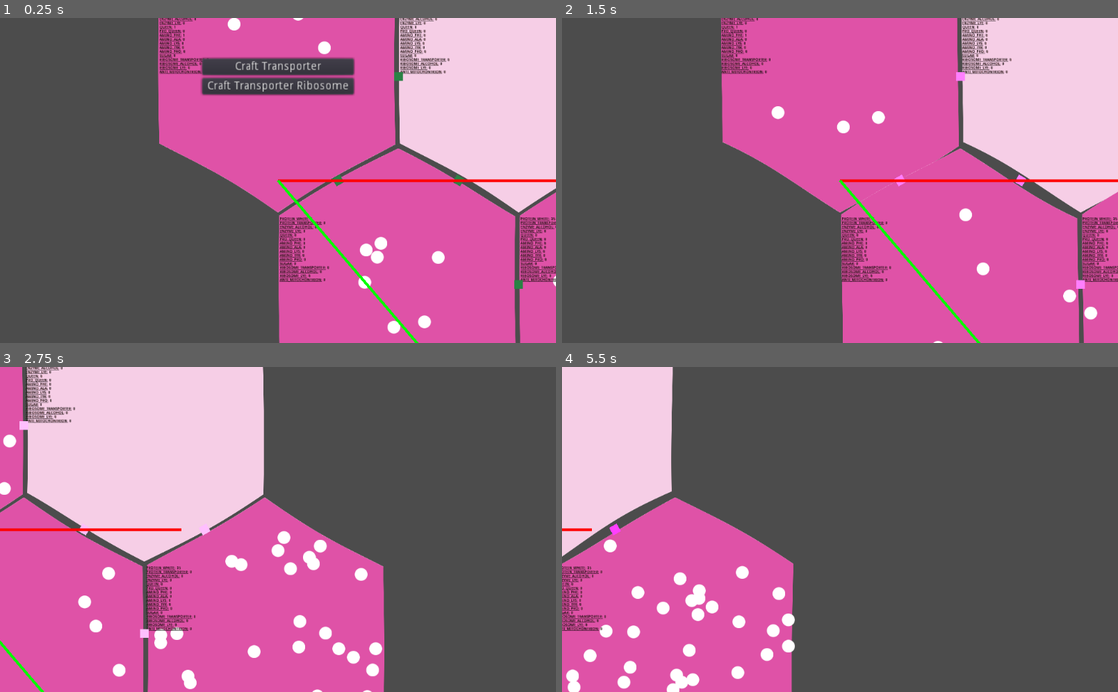
Above: before the commit, frames 1-4 (two rows, left to right).
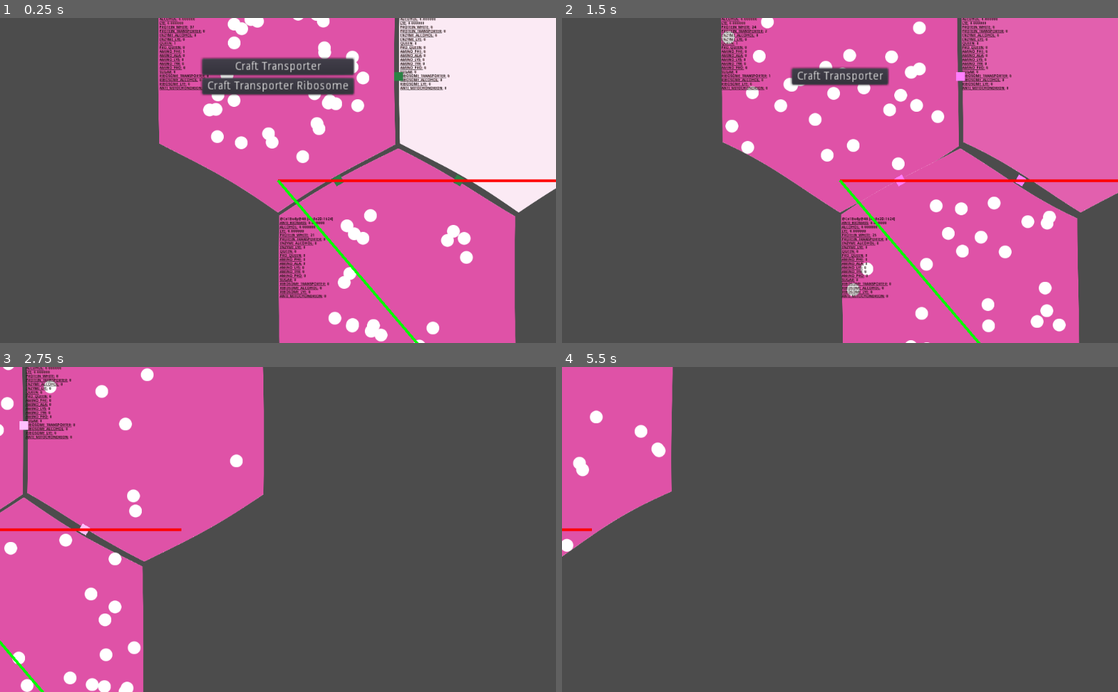
Above: after the commit, the same moments.

Repository: tobyp/hackathon2020
Game: Godot game, scene res://main.tscn
Same seed, same stepped clock (60 frames per second), same inputs: the game is played once before the commit and once after it.
Inputs (mouse positions are in pixels of both pictures, inside the frame that each line leads up to):
- Up to frame 1 (0.25 s): no input
- Up to frame 2 (1.5 s): click "Craft Transporter" at 0.5 s; click (840, 86) at 1.25 s, where only the run after the commit has a clickable "Craft Transporter Ribosome"
- Up to frame 3 (2.75 s): tap Enter at 2 s; move the mouse to (400, 513) at 2.02 s; hold D from 2.03 s (still down); click (400, 513) at 2.17 s
- Up to frame 4 (5.5 s): release D at 2.75 s; drag from (728, 545) to (812, 594) at 2.77 s; move the mouse to (895, 458) at 3.52 s; hold D 3.53-4.25 s; drag from (812, 594) to (673, 480) at 4.27 s; tap Space at 5 s; move the mouse to (1006, 578) at 5.02 s; hold A from 5.03 s (still down)

The runs differ from the first frame. In frame 1, 22% of the frame differs, in the area x 28-100%, y 0-100%; in frame 2, 23%; in frame 3, 44%, in the area x 0-70%, y 0-100%; in frame 4, 30%.
Error after the commit: Invalid get index 'ANTI_MITOCHONTRION' (on base: 'Dictionary'). (res://globals.gd:78)

Commit message:
Implement poison logic (and use it for biomass too)

Diff:
--- a/cells/cell.gd
+++ b/cells/cell.gd
@@ -16,7 +16,7 @@
 var particle_counts = {}
 var output_rules = {}  # Dict[ParticleType, Dict[Cell, bool]], output_rules[PARTICLE_*][<Neighbor Cell>] = true/false
 var discovered: bool = true
-var biomass = 0.0 setget _set_biomass, _get_biomass
+var poisons = {Globals.PoisonType.ANTI_BIOMASS: 1.0}  # Dict[PoisonType, float]
 # 0 = Ready
 var auto_recipe_cooldown = 0
 
@@ -37,16 +37,37 @@
 		output_rules[type] = {}
 	output_rules[type][neighbor] = rule
 
+func set_poison(poison: int, value: float):
+	if value <= 0.0:
+		self.poisons.erase(poison)
+	else:
+		self.poisons[poison] = value
+	if poison == Globals.PoisonType.ANTI_BIOMASS:
+		$Gfx.material.set_shader_param("percentage", 1.0 - clamp(value, 0, 1.0))
+
+func get_poison(poison: int) -> float:
+	return self.poisons.get(poison, 0.0)
+
 ### UTILTIY/PRIVATE
 # Add new particles
 func add_particles(type, count: int = 1):
-	print("Adding %s amount of %s" % [count, Globals.particle_type_get_name(type)])
-	if type == Globals.ParticleType.PROTEIN_WHITE and biomass < 1.0:
-		var delta_biomass = min(1.0 - biomass, count * Globals.BIOMASS_PER_PROTEIN_WHITE)
-		_set_biomass(biomass + delta_biomass)
-		var delta_biomass_proteins = ceil(delta_biomass / Globals.BIOMASS_PER_PROTEIN_WHITE)
-		print("Using %d proteins for biomass" % [delta_biomass_proteins])
-		count -= delta_biomass_proteins
+	var type_name = Globals.particle_type_get_name(type)
+	print("%s got %d %s" % [self, count, type_name])
+	if self.poisons.size() > 0:
+		for poison_type in self.poisons:
+			var potency = Globals.particle_type_get_potency(type, poison_type)
+			if potency <= 0.0:
+				continue
+			var poison_name = Globals.poison_type_get_name(poison_type)
+			var poison_value = self.poisons[poison_type]
+			var delta_poison = min(poison_value, count * potency)
+			self.set_poison(poison_type, poison_value - delta_poison)
+			var delta_particles = max(count, ceil(delta_poison / potency))  # rounding sometimes makes the max necessary
+			print("%s %d %s breaking down %f %s" % [self, delta_particles, type_name, delta_poison, poison_name])
+			count -= delta_particles
+	if self.poisons.size() > 0:
+		print("%s %d %s died due to %s" % [self, count, type_name, self.poisons])
+		return  # they dead :(
 	var old_count = particle_counts.get(type, 0)
 	var new_count = old_count + count
 	for i in count:
@@ -107,6 +128,7 @@
 
 func _process_pressure():
 	for t in Globals.ParticleType.values():
+		var particle_name = Globals.particle_type_get_name(t)
 		var supply_own = self.particle_counts.get(t, 0)
 		var demand_total = 0
 		var demand_neighbors = {}
@@ -117,19 +139,22 @@
 			if supply_neighbor > supply_own:  # do they even want any?
 				continue
 			# The "demand" of a neighbor equals how many cells we would need to give them to end up equal.
-			var demand_neighbor = (supply_own - supply_neighbor) / 2
+			var demand_neighbor = ceil((supply_own - supply_neighbor) / 2)
+			print("%s neighbor %s has %d demand %d" % [self, n, supply_neighbor, demand_neighbor])
 			demand_neighbors[n] = demand_neighbor
 			demand_total += demand_neighbor
 		var budget = min(demand_total, supply_own)  # don't send more than the neighbors want, but also not more than we have
 		if demand_total > 0:
 			for n in demand_neighbors.keys():
 				var demand_neighbor = demand_neighbors[n] / demand_total
-				var transfer = budget * 0.55 * exp(-4 * demand_neighbor)
-				var valve_transfer = output_valves.get(n, 0) + transfer
-				if valve_transfer >= 1.0:
-					self._push_particles(t, n, floor(valve_transfer))
-					valve_transfer -= floor(valve_transfer)
-				output_valves[n] = valve_transfer
+				if demand_neighbor > 0:
+					var transfer = Globals.diffuse_func(budget, demand_neighbor)
+					print("%s neighbor %s demands %f %s, transfer %f" % [self, n, demand_neighbor, particle_name, transfer])
+					var valve_transfer = output_valves.get(n, 0) + transfer
+					if valve_transfer >= 1.0:
+						self._push_particles(t, n, floor(valve_transfer))
+						valve_transfer -= floor(valve_transfer)
+					output_valves[n] = valve_transfer
 
 func _process_recipes():
 	auto_recipe_cooldown = max(0, auto_recipe_cooldown - 1)
@@ -170,15 +195,9 @@
 	particle_counts[r.output] += 1
 
 func _display_debug():
-	var dbg = "";
+	var dbg = "[b][i]%s[/i][/b]\n" % [self];
+	for poison in Globals.PoisonType:
+		dbg += "[b][u]%s:[/u][/b] %f\n" % [poison, self.poisons.get(Globals.PoisonType[poison], 0)]
 	for particle in Globals.ParticleType:
-		dbg += "[b][u]%s:[/u][/b] %s\n" % [particle, self.particle_counts.get(Globals.ParticleType[particle], 0)]
-	#print("Debug", self.particle_counts)
+		dbg += "[b][u]%s:[/u][/b] %d\n" % [particle, self.particle_counts.get(Globals.ParticleType[particle], 0)]
 	$DebugLabel.bbcode_text = dbg
-
-func _set_biomass(_biomass):
-	biomass = clamp(_biomass, 0.0, 1.0)
-	$Gfx.material.set_shader_param("percentage", self.biomass)
-
-func _get_biomass():
-	return biomass
--- a/globals.gd
+++ b/globals.gd
@@ -18,13 +18,24 @@
 	RIBOSOME_ALCOHOL,
 	RIBOSOME_LYE,
 
-	# Uses the energy of your pc to create sugar, lives in sugar cells
-	ANTI_MITOCHONTRION,
+	# Uses the energy of your pc to create sugar, lives in sugar cells, but is very shy so you never see it
+	ANTI_MITOCHONDRION,
 }
 
-### CONSTANTS
-const BIOMASS_PER_PROTEIN_WHITE = 1.0 / 25.0
+enum PoisonType {
+	ANTI_BIOMASS,
+	ALCOHOL,
+	LYE,
+}
 
+enum TechType {
+	A
+	B
+	C
+	D
+	E
+	F
+}
 
 ### FUNCTIONS
 static func particle_type_get_name(particle: int) -> String:
@@ -59,7 +70,9 @@
 			return "Alcohol Ribosome"
 		ParticleType.RIBOSOME_LYE:
 			return "Lye Ribosome"
-	return "Unknown"
+		ParticleType.ANTI_MITOCHONDRION:
+			return "Anti-Mitochondrion"
+	return "Unknown Particle"
 
 static func particle_type_is_factory(particle: int) -> bool:
 	match particle:
@@ -77,11 +90,34 @@
 			return true
 	return false
 
-enum TechType {
-	A
-	B
-	C
-	D
-	E
-	F
-}
+static func particle_type_get_potency(particle: int, poison: int) -> float:
+	match particle:
+		ParticleType.ENZYME_ALCOHOL:
+			if poison == PoisonType.ALCOHOL:
+				return 1.0 / 50.0
+		ParticleType.ENZYME_LYE:
+			if poison == PoisonType.LYE:
+				return 1.0/100.0
+		ParticleType.PROTEIN_WHITE:
+			if poison == PoisonType.ANTI_BIOMASS:
+				return 1.0/25.0
+	return 0.0
+
+static func poison_type_get_name(poison: int) -> String:
+	match poison:
+		PoisonType.ALCOHOL:
+			return "Alcohol"
+		PoisonType.LYE:
+			return "Lye"
+		PoisonType.ANTI_BIOMASS:
+			return "Anti-Biomass"
+	return "Unknown Poison"
+
+
+# Calculate how many particles to send, per tick, given a budget of cells that could be sent, and a demand weight from 0 to 1
+# There's a lot of tuning to be had on the constants here.
+static func diffuse_func(budget: int, demand: float) -> float:
+	# for debugging, here's a very slow and even diffuse function that makes it easily visible
+	return budget * demand * 0.1
+	# this exponential will make diffusion go faster if the differential pressure is higher
+	return budget * 0.55 * exp(-4 * demand)
--- a/main.gd
+++ b/main.gd
@@ -4,21 +4,25 @@
 
 func _ready():
 	var cell0 = $HexGrid.create_cell(0, 0) as Cell
+	# remove poison first, else any particles you add will hust die :(
+	cell0.set_poison(Globals.PoisonType.ANTI_BIOMASS, 0.0)
 	cell0.add_particles(Globals.ParticleType.PROTEIN_WHITE, 40)
 	cell0.add_particles(Globals.ParticleType.QUEEN, 1)
 	cell0.add_particles(Globals.ParticleType.AMINO_PHE, 1)
-	cell0.biomass = 1.0
 	var cell1 = $HexGrid.create_cell(1,0)
+
 	var cell2 = $HexGrid.create_cell(0,1)
+	cell2.set_poison(Globals.PoisonType.ANTI_BIOMASS, 0.0)
 	cell2.add_particles(Globals.ParticleType.PROTEIN_WHITE, 20)
-	cell2.biomass = 1.0
-	var cell3 = $HexGrid.create_cell(1,1)
+
+	var cell3 = $HexGrid.create_cell(0,-1)
+	cell3.set_poison(Globals.PoisonType.ANTI_BIOMASS, 0.0)
 	cell3.add_particles(Globals.ParticleType.PROTEIN_WHITE, 60)
-	cell3.biomass = 1.0
+
 
 	cell0.set_output_rule(Globals.ParticleType.PROTEIN_WHITE, cell1, true)
 	cell0.set_output_rule(Globals.ParticleType.PROTEIN_WHITE, cell2, true)
-	cell0.set_output_rule(Globals.ParticleType.PROTEIN_WHITE, cell3, true)
+	cell3.set_output_rule(Globals.ParticleType.PROTEIN_WHITE, cell0, true)
 
 	var edges = $HexGrid.get_undirected_node_connections()
 	for connection in edges:
--- a/rules.gd
+++ b/rules.gd
@@ -18,7 +18,7 @@
 		Recipe.new({ Globals.ParticleType.RIBOSOME_TRANSPORTER: 1, Globals.ParticleType.PROTEIN_WHITE: 1, }, Globals.ParticleType.PROTEIN_TRANSPORTER, true),
 		Recipe.new({ Globals.ParticleType.RIBOSOME_TRANSPORTER: 1, Globals.ParticleType.PROTEIN_WHITE: 1, }, Globals.ParticleType.ENZYME_ALCOHOL, true),
 		Recipe.new({ Globals.ParticleType.RIBOSOME_LYE: 1, Globals.ParticleType.PROTEIN_WHITE: 1, }, Globals.ParticleType.ENZYME_LYE, true),
-		Recipe.new({ Globals.ParticleType.ANTI_MITOCHONTRION: 1, Globals.ParticleType.PROTEIN_TRANSPORTER: 1, }, Globals.ParticleType.SUGAR, true),
+		Recipe.new({ Globals.ParticleType.ANTI_MITOCHONDRION: 1, Globals.ParticleType.PROTEIN_TRANSPORTER: 1, }, Globals.ParticleType.SUGAR, true),
 	];
 
 var TECH_LIST
